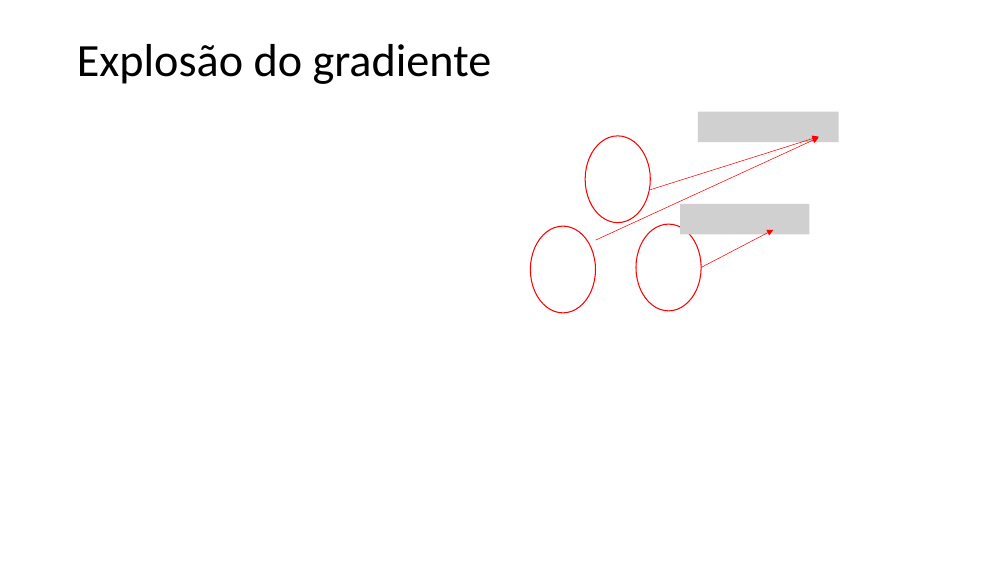
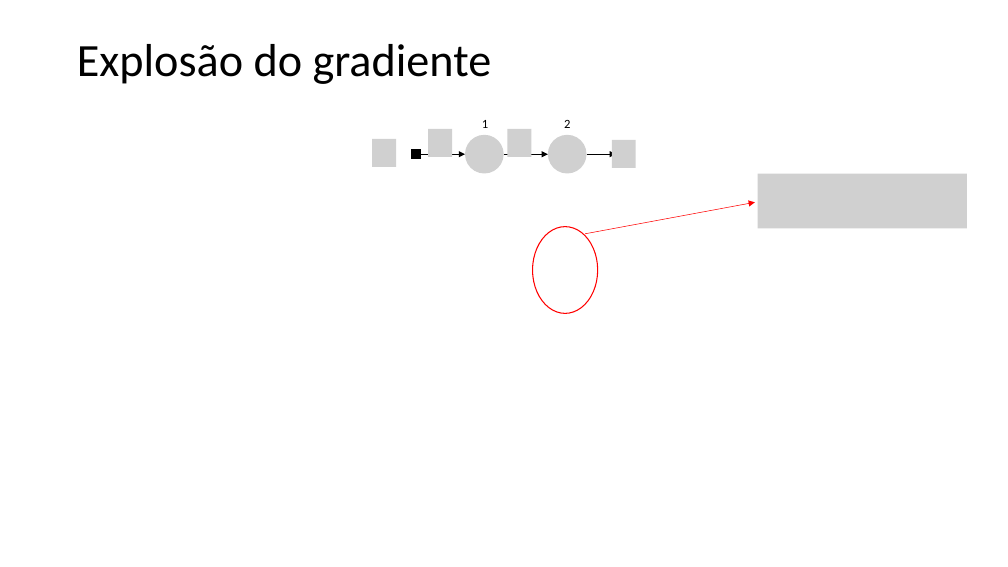
Before and after one commit to zz4fap/t320_aprendizado_de_maquina, a slide deck: slide 26 of slides/T320_Redes_Neurais_Artificiais (Parte II).pptx. Drawn at 1008x567 pixels with LibreOffice and Linux fonts; fonts in the diff are those of the drawing; grey boxes stand for pictures. Boxes give left, top, right and bottom in pixels: in the first picture for what was removed or moved away, otherwise in the second. Text is boxed around its words. In the diff, an @@ line names an element or a change of style, - is before the commit and + after.

```diff
--- a/slides/T320_Redes_Neurais_Artificiais (Parte II).pptx
+++ b/slides/T320_Redes_Neurais_Artificiais (Parte II).pptx
@@ picture removed at [698, 112, 839, 142] @@
@@ group added at [372, 120, 636, 173]: 6 pictures, 3 arrows, 2 texts, 1 rectangle @@
+1
+2
@@ arrow removed from (596, 240) to (819, 138) @@
@@ picture added at [758, 174, 967, 229] @@
@@ arrow moved from (650, 190) - (819, 137) to (585, 234) - (755, 203) @@
@@ picture removed at [681, 204, 810, 234] @@
@@ ellipse removed at [531, 226, 596, 313] @@
@@ ellipse: place and size @@
-ellipse at [585, 136, 650, 223]
+ellipse at [532, 227, 597, 314]
@@ ellipse removed at [636, 224, 701, 311] @@
@@ arrow removed from (701, 268) to (774, 230) @@
```
Also in this commit, not shown: 3 other slides changed, 2 other files.
